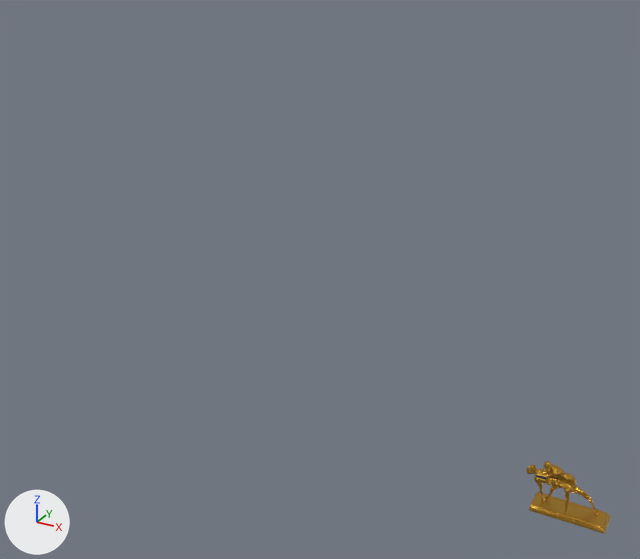
The glTF model Statua_Cantonieri_1a5.glb: old version first, new version second.
The view is the same before and after, from a 50 mm camera at (1.11, -5.64, 4.85) aimed at (-2.08, 0.15, 1.95). The axes (+X, +Y, +Z) are drawn at lower left. The lights are the same throughout. Where no turn or scale is listed for an object, it has been applied to the vertices. Vertices at the same position are counted once.

The first picture shows 'Statua'.
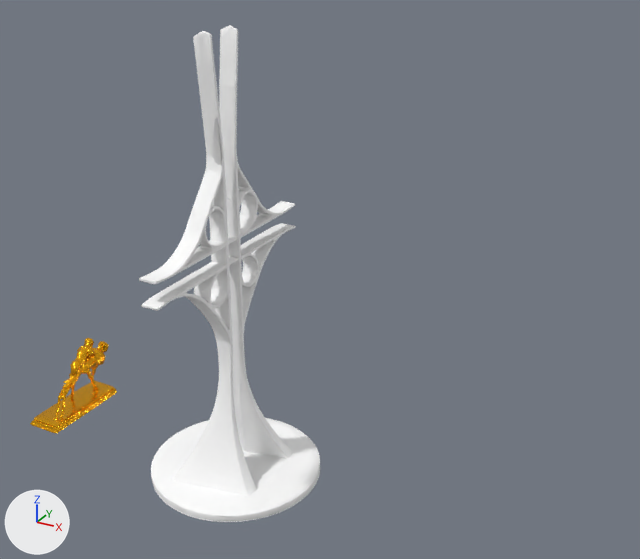
Location of each change, (x1, y1, x2, y2) in pixels of the pictures (640 x 559 px):
'tripo_node_61e2a559-4a2d-4433-9273-845bbe3948df', added: after (139, 25, 296, 496)
'tripo_node_61e2a559-4a2d-4433-9273-845bbe3948df.001', added: after (151, 418, 320, 522)
'Statua', reshaped, moved, turned, rescaled: before (526, 461, 611, 533); after (30, 338, 117, 434)

What changed in the scene script:
```text
Add img_materiale_s3_colore_base:
    img_materiale_s3_colore_base = load_image('Materiale_S3_Colore Base', '_unpacked/Materiale_S3_Colore_Base', 1024, 1024, 'sRGB')
Add img_materiale_s1_colore_base:
    img_materiale_s1_colore_base = load_image('Materiale_S1 Colore Base', '_unpacked/Materiale_S1_Colore_Base', 1024, 1024, 'sRGB')
Add img_materiale_s2_colore_base:
    img_materiale_s2_colore_base = load_image('Materiale_S2 Colore Base', '_unpacked/Materiale_S2_Colore_Base', 1024, 1024, 'sRGB')
Add mat_materiale_s3:
    mat_materiale_s3 = bpy.data.materials.new('Materiale_S3')
    # uses the picture img_materiale_s3_colore_base
Add mat_materiale_s1:
    mat_materiale_s1 = bpy.data.materials.new('Materiale_S1')
    # uses the picture img_materiale_s1_colore_base
Add mat_statua:
    mat_statua = bpy.data.materials.new('Statua')
    # nodes: BsdfPrincipled, Mix, OutputMaterial, VertexColor
    # colours: orange #ffb81c
Add mat_materiale_s2:
    mat_materiale_s2 = bpy.data.materials.new('Materiale_S2')
    # uses the picture img_materiale_s2_colore_base
Add mat_material_0:
    mat_material_0 = principled_material('Material_0')
    mat_material_0.base_color = (1.0, 1.0, 1.0)  # white #ffffff
    mat_material_0.roughness = 1.0
Change me_obj1_004:
    used by ob_statua; location = (-0.019, 0.718, 0.239); rotation_euler = (-0.0131, 0.000276, -1.55), in degrees (-0.8, 0, -89); scale = (0.00718, 0.00718, 0.00718)
    remove me_obj1_004.from_pydata(...)  # 23527 vertices, 46866 faces; spans x -17.1..17.0, y -50.1..50.1, z -32.5..32.4
    remove me_obj1_004.materials.append(mat_materiale_placcatooro)  # orange #c99a3a
    add me_obj1_004.from_pydata(...)  # 41216 vertices, 82057 faces; spans x -17.1..17.1, y -50.0..50.0, z -32.4..32.4
    me_obj1_004 part 1: 866 vertices moved within x -17.0..16.9, y -49.6..50.0, z -32.0..32.4; 19461 vertices removed from x -17.1..17.0, y -50.1..50.1, z -32.5..32.4; 37150 vertices added at x -17.1..17.1, y -50.0..50.0, z -32.4..32.4
    add me_obj1_004.materials.append(mat_statua)
    add me_obj1_004.materials.append(mat_materiale_s1)
    add me_obj1_004.materials.append(mat_materiale_s2)
    add me_obj1_004.materials.append(mat_materiale_s3)
Add me_mesh_0_001:
    me_mesh_0_001.from_pydata(...)  # 4717 vertices, 9094 faces; spans x -0.78..0.78, y -0.78..0.78, z -1.98..-1.89
    me_mesh_0_001.materials.append(mat_material_0)  # white #ffffff
Add me_mesh_0:
    me_mesh_0.from_pydata(...)  # 12927 vertices, 25574 faces; spans x -0.39..0.4, y -1.02..1.02, z -1.91..1.98
    me_mesh_0.materials.append(mat_material_0)  # white #ffffff
Change ob_statua:
    ob_statua.location: (-0.019, 0.718, 0.239) -> (-4.803, 0.0, 0.348)
    ob_statua.rotation_euler: (-0.0131, 0.000276, -1.55) -> (0.0, 0.0, -3.142)  # degrees (-0.8, 0, -89) -> degrees (0, 0, -180)
    ob_statua.scale: (0.00718, 0.00718, 0.00718) -> (0.0101, 0.0101, 0.0101)
Add ob_tripo_node_61e2a559_4a2d_4433_9273_845bbe3948df_001:
    ob_tripo_node_61e2a559_4a2d_4433_9273_845bbe3948df_001 = bpy.data.objects.new('tripo_node_61e2a559-4a2d-4433-9273-845bbe3948df.001', me_mesh_0_001)
    ob_tripo_node_61e2a559_4a2d_4433_9273_845bbe3948df_001.location = (-2.882, 0.0, 1.914)
Add ob_tripo_node_61e2a559_4a2d_4433_9273_845bbe3948df:
    ob_tripo_node_61e2a559_4a2d_4433_9273_845bbe3948df = bpy.data.objects.new('tripo_node_61e2a559-4a2d-4433-9273-845bbe3948df', me_mesh_0)
    ob_tripo_node_61e2a559_4a2d_4433_9273_845bbe3948df.location = (-2.882, 0.0, 1.914)
```
